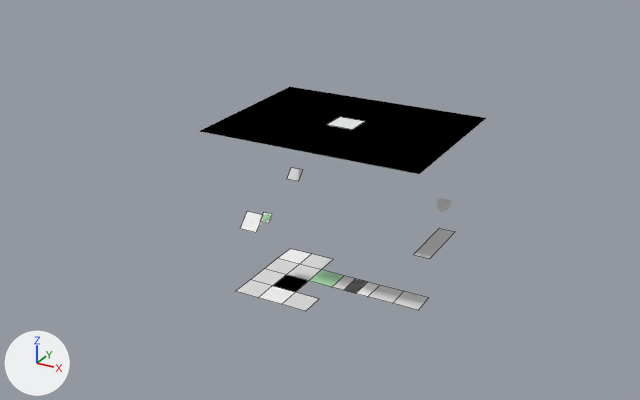
Renders of the Blender file game/assets/HUD.blend from each side of a commit.
The view is the same before and after, from a 50 mm camera at (26.4, -51.7, 22.7) aimed at (-1.7, -0.6, -2.8). Arrows for +X, +Y and +Z are at lower left; the lights stay in place. Mesh edges are drawn as thin lines on the coarser meshes.

In view in the first picture: 'I_Background', 'LS_Blackout'.
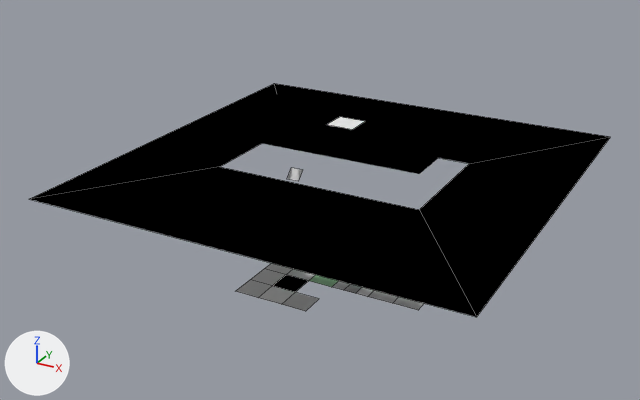
Where the change shows, as pixel boxes [x1, y1, x2, y2] in the pictures (640 x 400 px):
'Letterbox', added (black)
    after: [30, 83, 610, 317]

Patch to the scene script:
```diff
--- a/game/assets/HUD.blend.py
+++ b/game/assets/HUD.blend.py
@@ me_plane_032_1 @@
+me_plane_032_1.from_pydata([(-7.5, -4.5, 0.0), (7.5, -4.5, 0.0), (-7.5, 4.5, 0.0), (7.5, 4.5, 0.0), (-15.0, -15.0, 0.0), (15.0, -15.0, 0.0), (-15.0, 15.0, 0.0), (15.0, 15.0, 0.0)], [], [(3, 7, 6, 2), (1, 5, 7, 3), (0, 4, 5, 1), (2, 6, 4, 0)])
+me_plane_032_1.materials.append(mat_loadingbox)  # its picture is missing
@@ ob_letterbox @@
+ob_letterbox = bpy.data.objects.new('Letterbox', me_plane_032_1)
+ob_letterbox.location = (0.0, 0.0, 0.0)
```
